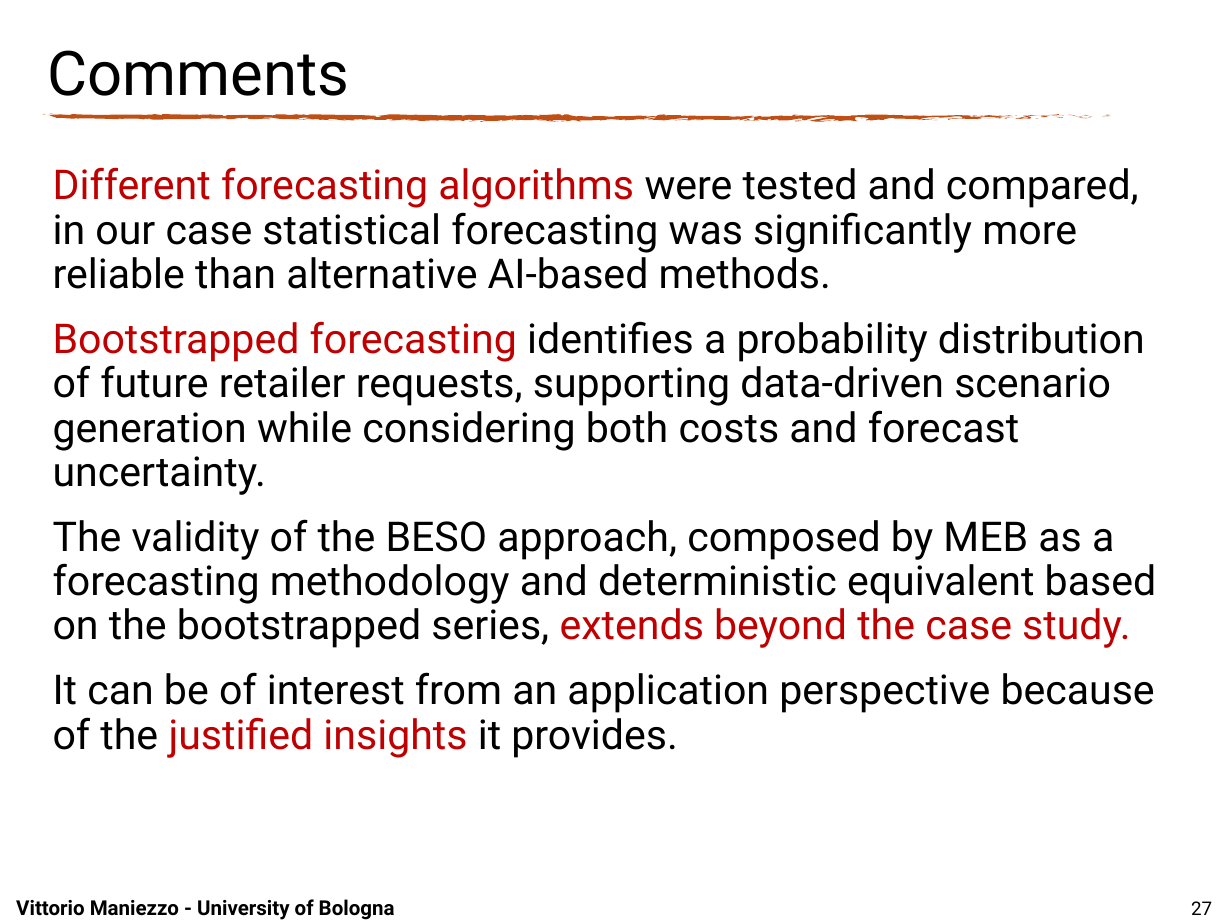
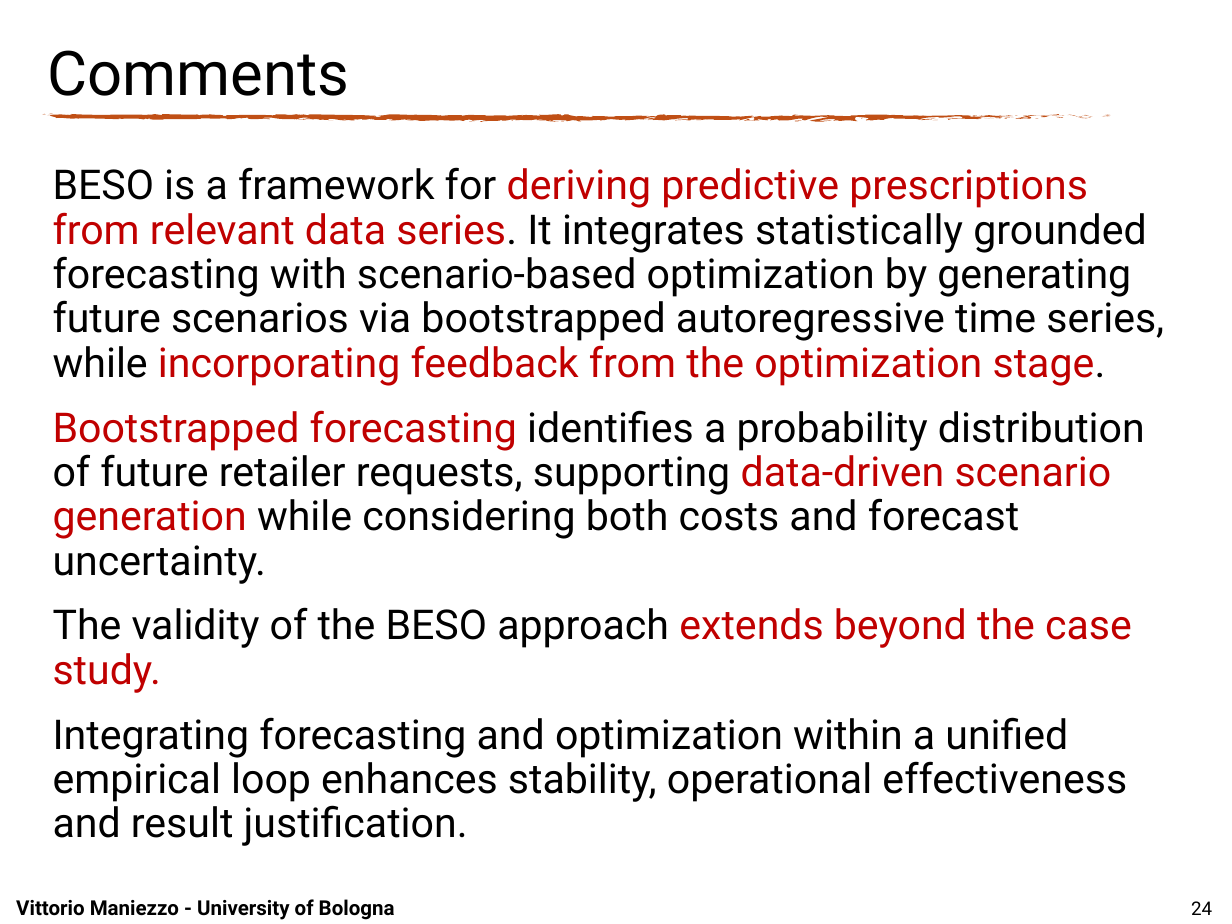
Before and after one commit to maniezzo/GDOforecast, a slide deck: slide 24 of doc/IFORS2026/Ifors_PPT_BESO.pptx (slide 27 before the commit). Drawn at 1232x924 pixels with LibreOffice and Linux fonts; fonts in the diff are those of the drawing; background and template pictures are left out. Boxes give left, top, right and bottom in pixels: in the first picture for what was removed or moved away, otherwise in the second. Text is boxed around its words. In the diff, an @@ line names an element or a change of style, - is before the commit and + after.

```diff
--- a/doc/IFORS2026/Ifors_PPT_BESO.pptx
+++ b/doc/IFORS2026/Ifors_PPT_BESO.pptx
@@ text at (x1=53, y1=167, x2=1164, y2=386): text changed @@
-Different forecasting algorithms were tested and compared, in our case statistical forecasting was significantly more reliable than alternative AI-based methods.
+BESO is a framework for deriving predictive prescriptions from relevant data series. It integrates statistically grounded forecasting with scenario-based optimization by generating future scenarios via bootstrapped autoregressive time series, while incorporating feedback from the optimization stage.
@@ text at (x1=53, y1=410, x2=1145, y2=584): text colour #000000 to #C00000 in "data-driven scenario generation" @@
@@ text at (x1=53, y1=607, x2=1132, y2=846): text changed @@
-The validity of the BESO approach, composed by MEB as a forecasting methodology and deterministic equivalent based on the bootstrapped series, extends beyond the case study.
-It can be of interest from an application perspective because of the justified insights it provides.
+The validity of the BESO approach extends beyond the case study.
+Integrating forecasting and optimization within a unified empirical loop enhances stability, operational effectiveness and result justification.
@@ page number at (x1=1191, y1=901, x2=1212, y2=915): text changed @@
-27
+24
```
Also in this commit, not shown: 9 other slides changed, 1 slide added, 4 slides removed, 1 other file.
